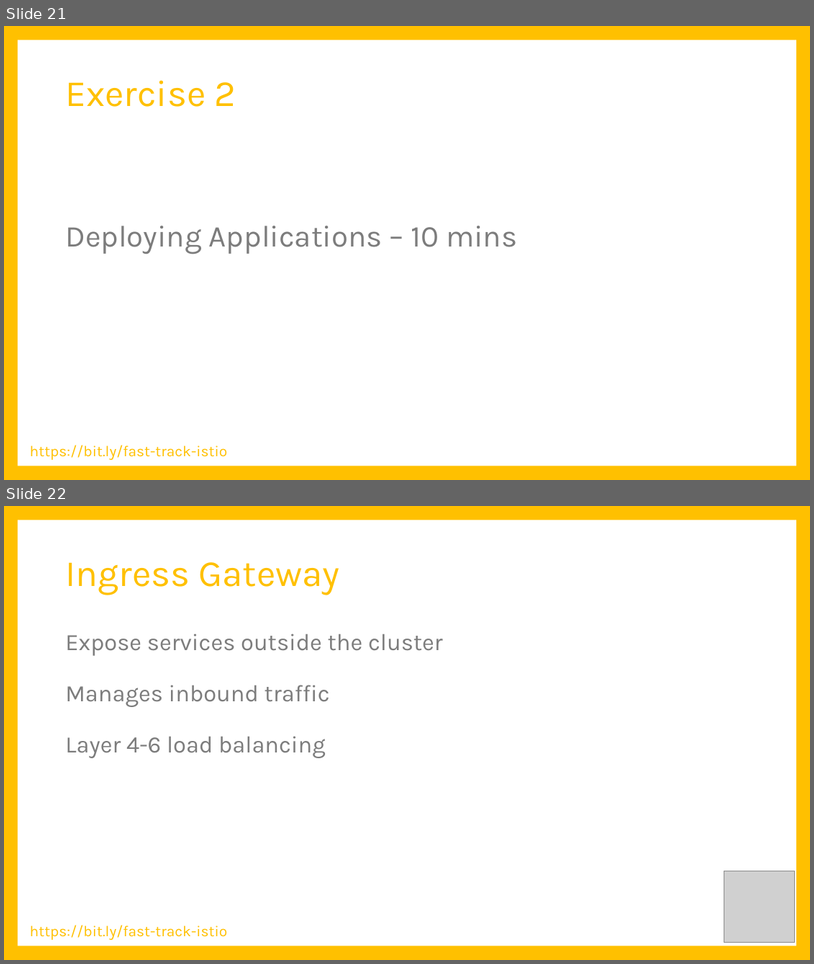
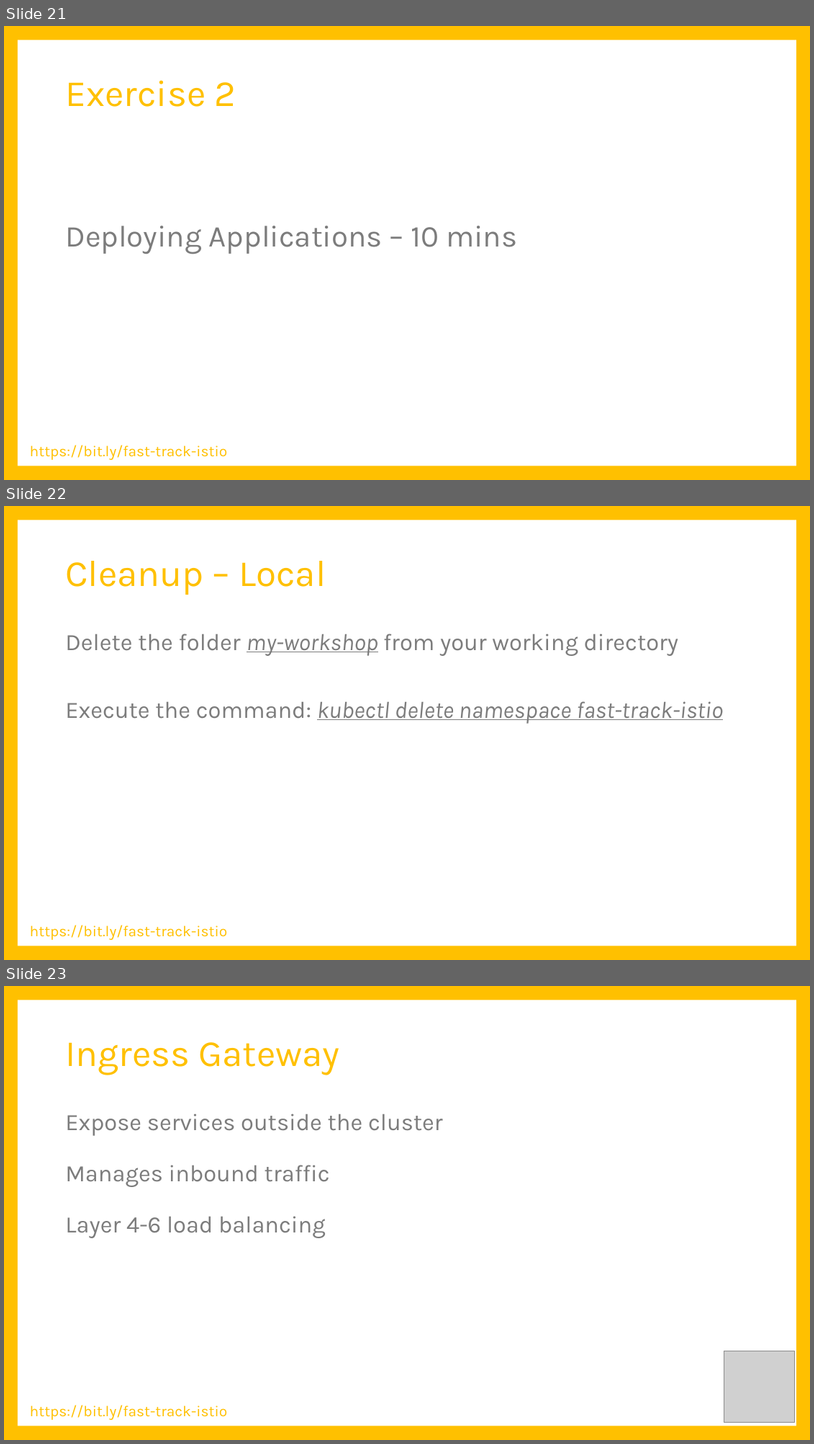
Before and after one commit to rahulrai-in/fast-track-istio, a slide deck: Fast Track Istio.pptx. Shown one above the other, each under a label of ours: slides 21 and 22 before the commit, slides 21, 22 and 23 after it. The pictures are 814x964 and 814x1444 pixels, drawn with LibreOffice and Linux fonts; fonts in the diff are those of the drawing; grey boxes stand for pictures; background and template pictures are left out. Boxes give left, top, right and bottom in pixels: in the first picture for what was removed or moved away, otherwise in the second. Text is boxed around its words. In the diff, an @@ line names an element or a change of style, - is before the commit and + after.

```diff
--- a/Fast Track Istio.pptx
+++ b/Fast Track Istio.pptx
@@ slide 22 added at [4, 506, 810, 960], background #FFC000; not listed: 2 template elements that a slide beside it also shows @@
@@ title added at [65, 561, 326, 595], 44 pt, text #FFC000 @@
+Cleanup – Local
@@ text added at [65, 633, 723, 723], 28 pt, text #7C7C7C @@
+Delete the folder my-workshop from your working directory
+Execute the command: kubectl delete namespace fast-track-istio
@@ what was slide 22 is now slide 23 @@
```
Also in this commit, not shown: 6 slides changed, 6 other slides added.
